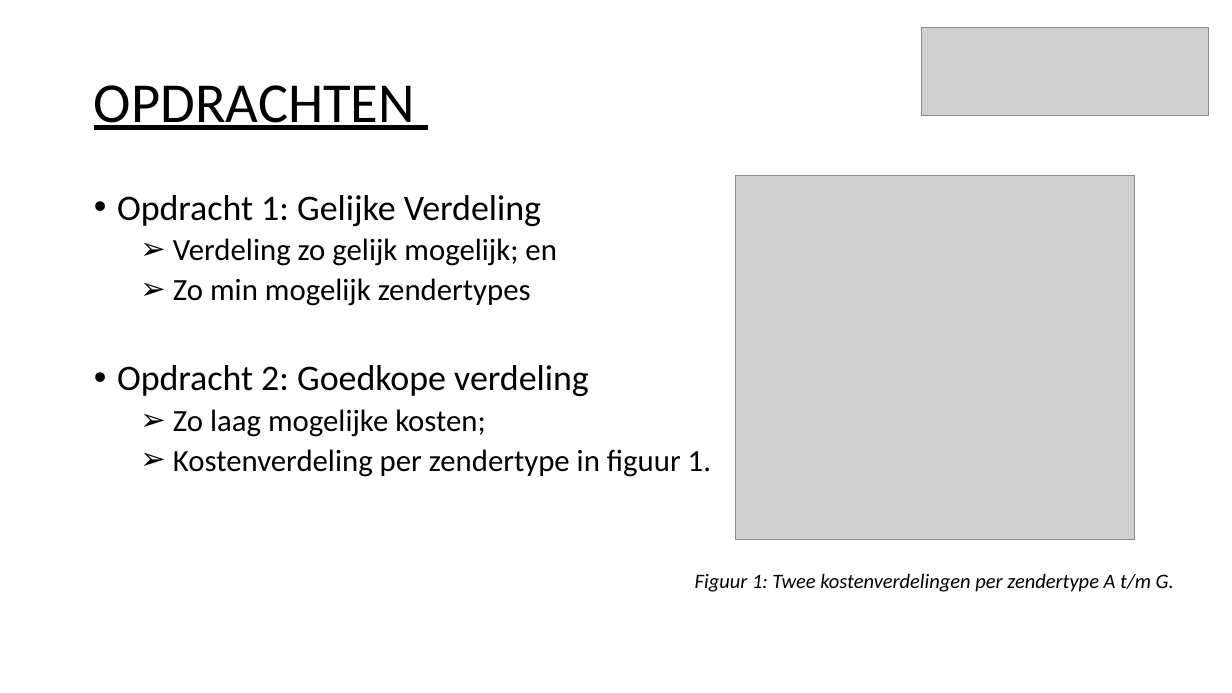
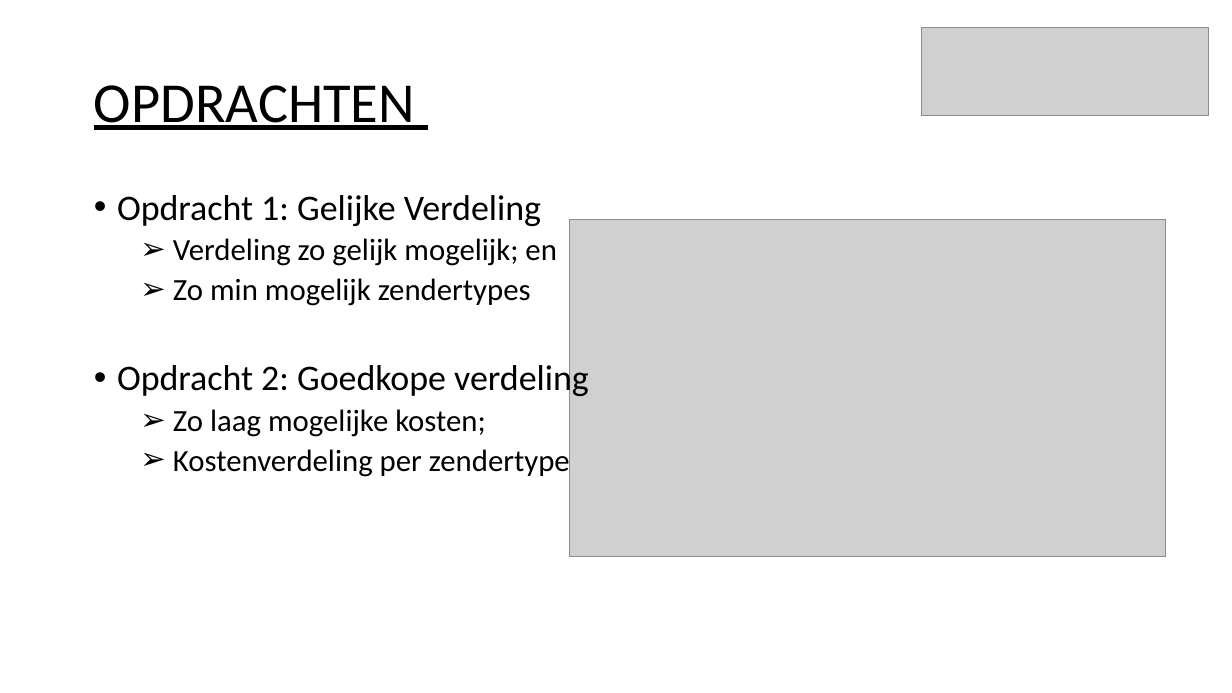
Before and after one commit to Tomttaw/Radio-Russia, a slide deck: slide 3 of powerpoint week 5.pptx. Drawn at 1232x693 pixels with LibreOffice and Linux fonts; fonts in the diff are those of the drawing; grey boxes stand for pictures. Boxes give left, top, right and bottom in pixels: in the first picture for what was removed or moved away, otherwise in the second. Text is boxed around its words. In the diff, an @@ line names an element or a change of style, - is before the commit and + after.

```diff
--- a/powerpoint week 5.pptx
+++ b/powerpoint week 5.pptx
@@ picture: place and size @@
-picture at bbox=[736, 176, 1134, 540]
+picture at bbox=[569, 219, 1166, 556]
@@ text at bbox=[173, 445, 570, 479]: text changed @@
-  ➢ Kostenverdeling per zendertype in figuur 1.
+  ➢ Kostenverdeling per zendertype
@@ text removed at bbox=[695, 573, 1174, 592] @@
-Figuur 1: Twee kostenverdelingen per zendertype A t/m G.
```
Also in this commit, not shown: 5 other slides changed, 3 slides added, 1 other file.
